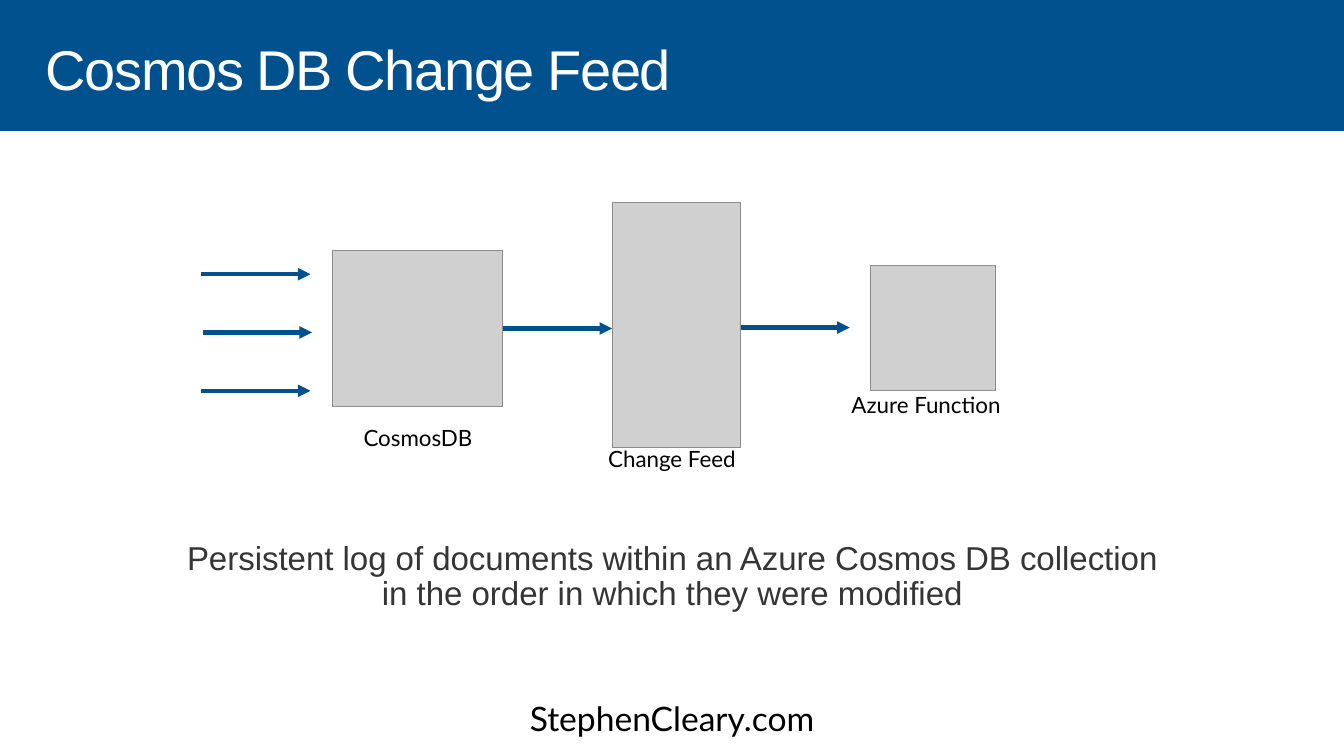
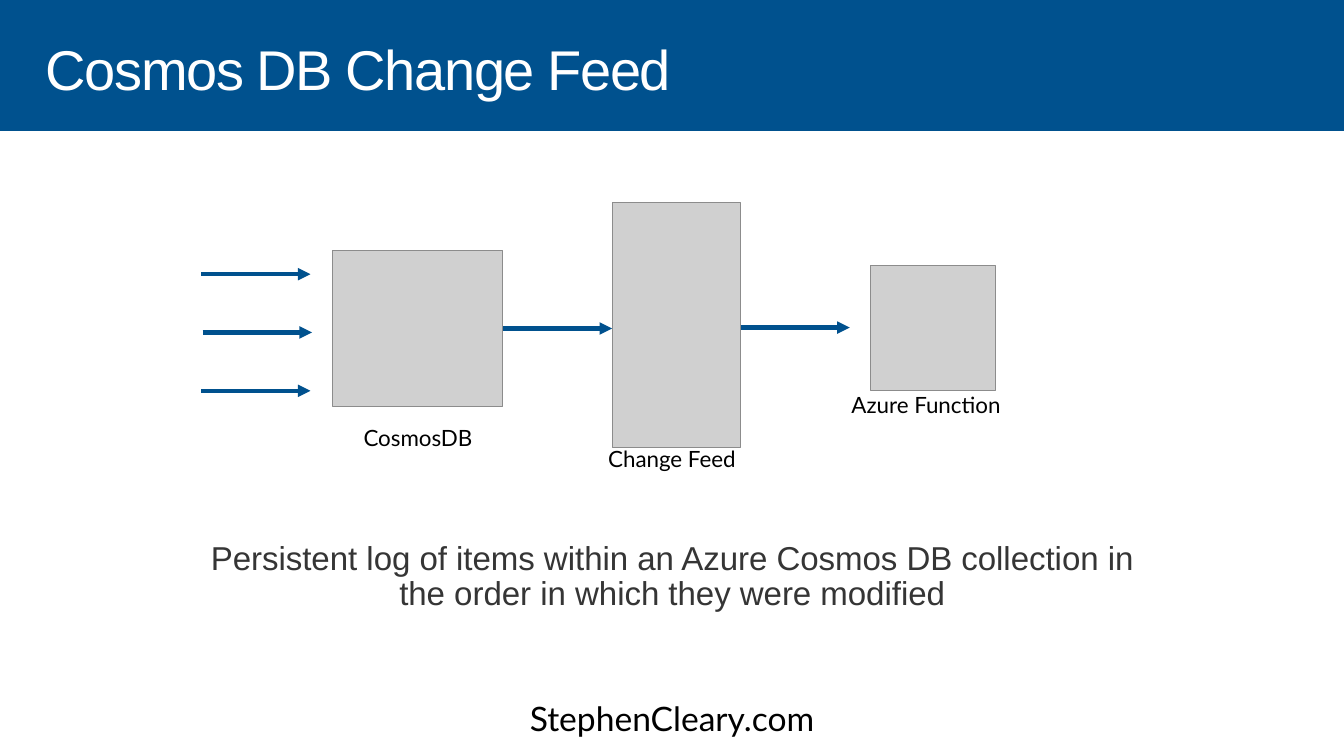
Before and after one commit to StephenCleary/Presentations, a slide deck: slide 44 of CosmosDB/CosmosDB - 16.9.pptx (slide 43 before the commit). Drawn at 1344x756 pixels with LibreOffice and Linux fonts; fonts in the diff are those of the drawing; grey boxes stand for pictures. Boxes give left, top, right and bottom in pixels: in the first picture for what was removed or moved away, otherwise in the second. Text is boxed around its words. In the diff, an @@ line names an element or a change of style, - is before the commit and + after.

```diff
--- a/CosmosDB/CosmosDB - 16.9.pptx
+++ b/CosmosDB/CosmosDB - 16.9.pptx
@@ text at (211,546,1134,612): text changed @@
-Persistent log of documents within an Azure Cosmos DB collection in the order in which they were modified
+Persistent log of items within an Azure Cosmos DB collection in the order in which they were modified
```
Also in this commit, not shown: 23 other slides changed, 3 slides added, 5 other files.
